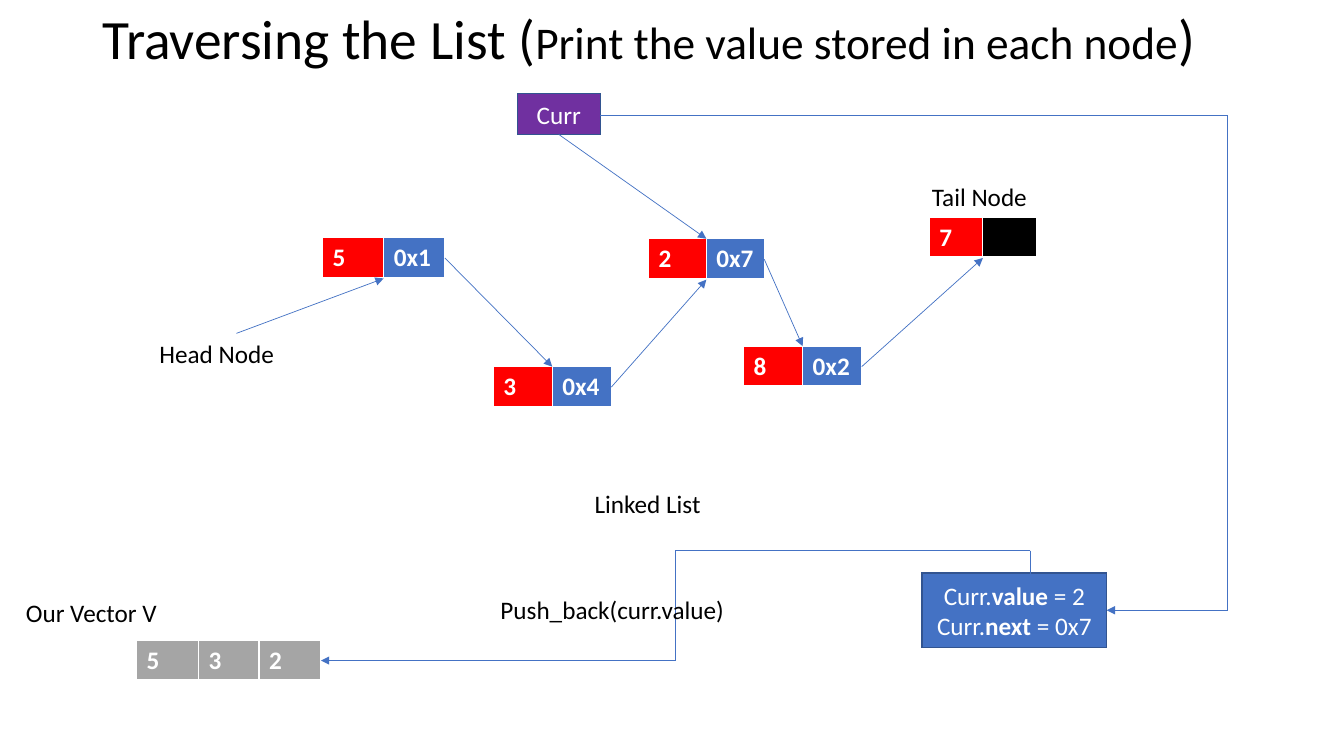
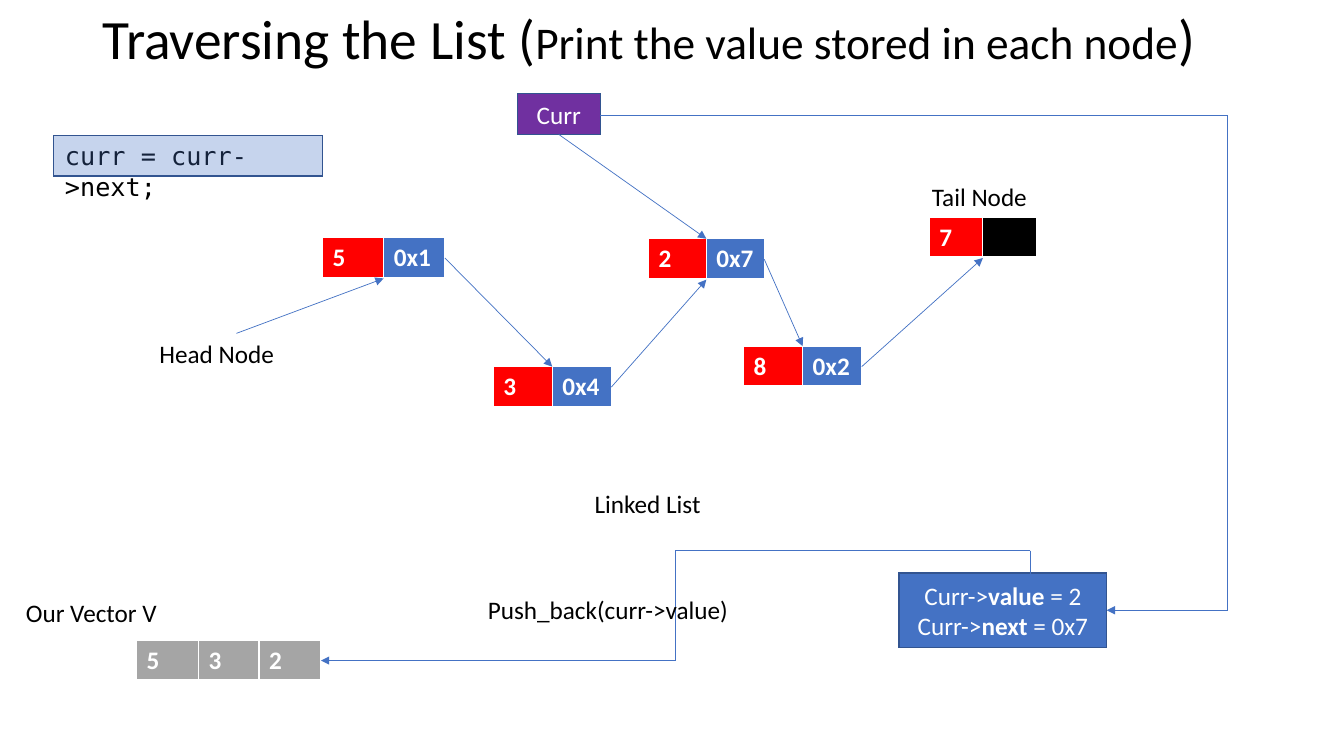
Before and after one commit to juliennyambal/COMS-1021-A-2019, a slide deck: slide 15 of Linked Lists.pptx (slide 11 before the commit). Drawn at 1344x756 pixels with LibreOffice and Linux fonts; fonts in the diff are those of the drawing. Boxes give left, top, right and bottom in pixels: in the first picture for what was removed or moved away, otherwise in the second. Text is boxed around its words. In the diff, an @@ line names an element or a change of style, - is before the commit and + after.

```diff
--- a/Linked Lists.pptx
+++ b/Linked Lists.pptx
@@ rectangle added at box(53, 135, 323, 175), fill #4472C4 at 30% opacity, outline #325491 1 pt @@
@@ text added at box(65, 151, 247, 200), 18 pt, text #000000 @@
+curr = curr->next;
@@ text at box(488, 599, 728, 626): text changed @@
-Push_back(curr.value)
+Push_back(curr->value)
@@ rectangle "Curr->value = 2": place and size @@
-rectangle "Curr->value = 2" at box(923, 573, 1107, 647)
+rectangle "Curr->value = 2" at box(899, 573, 1107, 647)
@@ text in rectangle at box(918, 587, 1088, 635): text changed @@
-Curr.value = 2
-Curr.next = 0x7
+Curr->value = 2
+Curr->next = 0x7
```
Also in this commit, not shown: 8 other slides changed, 21 slides added, 1 other file.
